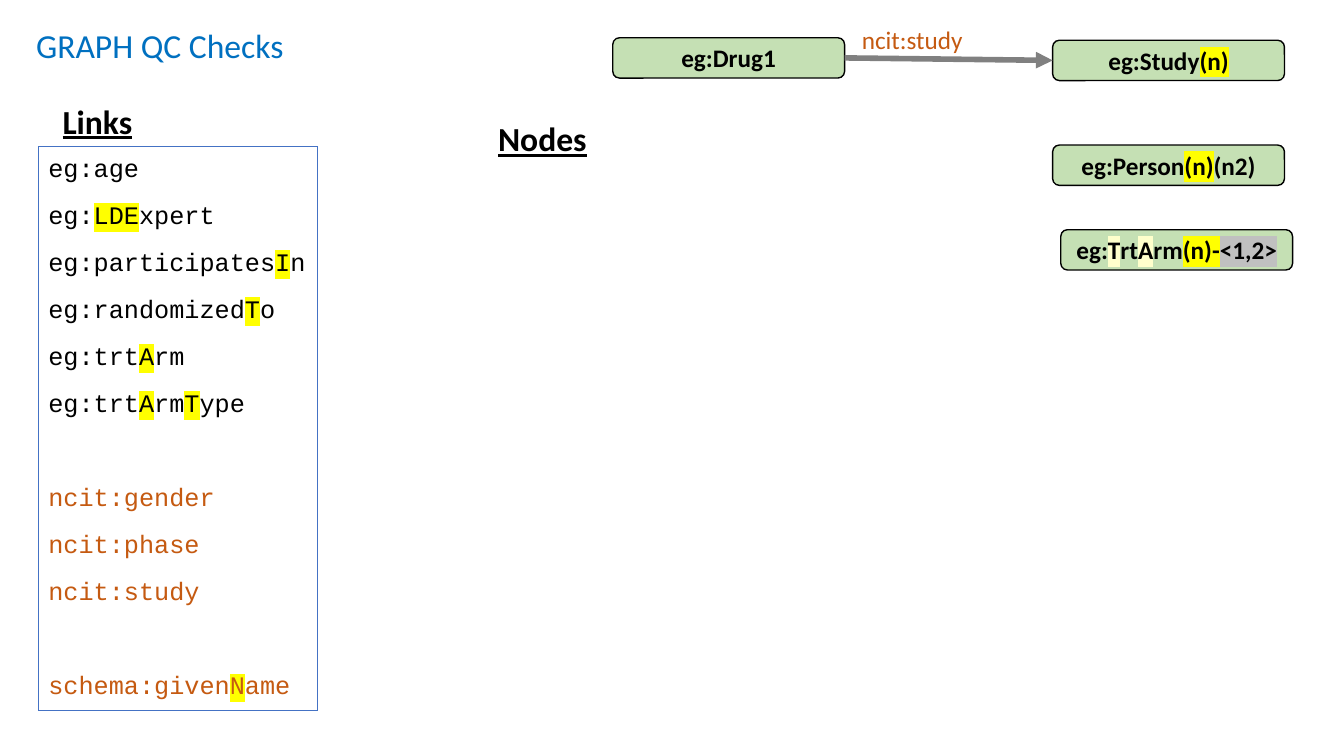
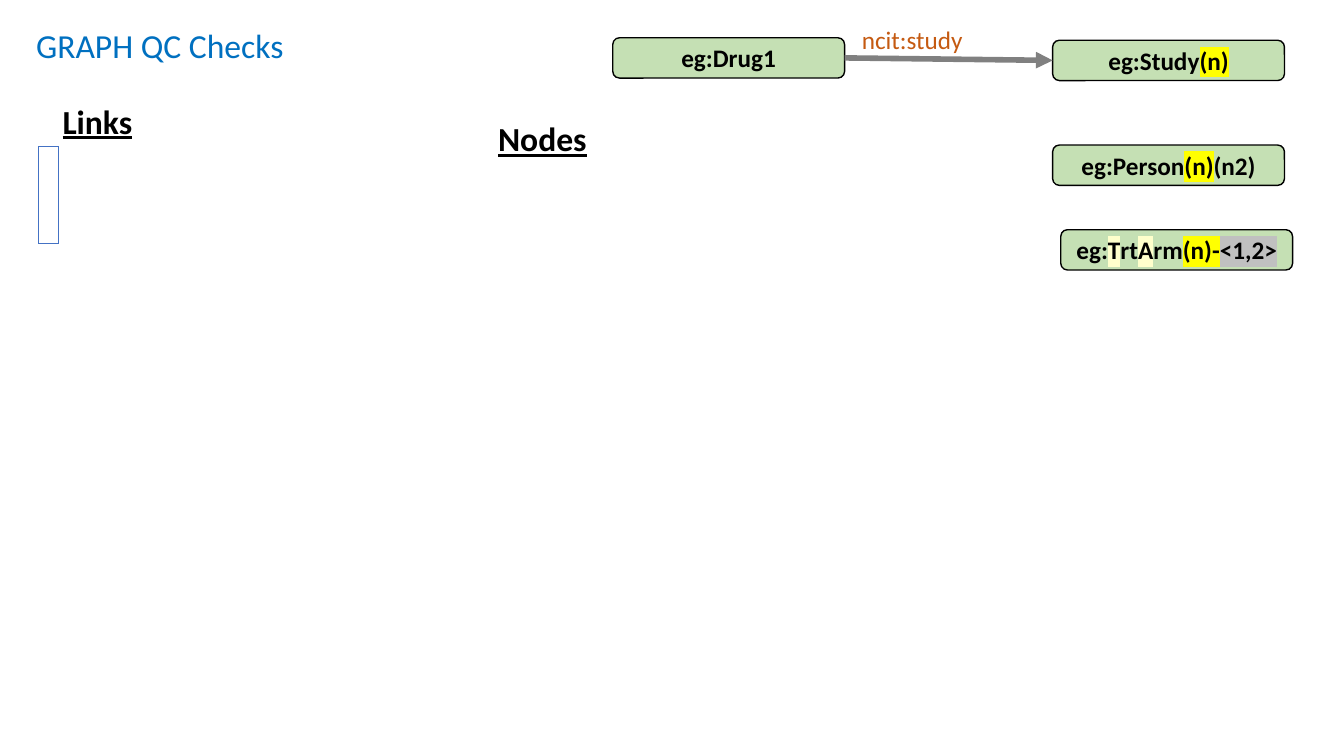
Before and after one commit to phuse-org/LinkedDataWorkshop, a slide deck: slide 11 of CSS2018/presentation/images/ImagesForPres.pptx. Drawn at 1344x756 pixels with LibreOffice and Linux fonts; fonts in the diff are those of the drawing. Boxes give left, top, right and bottom in pixels: in the first picture for what was removed or moved away, otherwise in the second. Text is boxed around its words. In the diff, an @@ line names an element or a change of style, - is before the commit and + after.

```diff
--- a/CSS2018/presentation/images/ImagesForPres.pptx
+++ b/CSS2018/presentation/images/ImagesForPres.pptx
@@ rectangle removed at [38,147,317,711] @@
-eg:age
-eg:LDExpert
-eg:participatesIn
-eg:randomizedTo
-eg:trtArm
-eg:trtArmType
-ncit:gender
-ncit:phase
-ncit:study
-schema:givenName
@@ rectangle added at [38,147,58,244], outline #4472C4 0.75 pt @@
```
Also in this commit, not shown: 10 other files.
